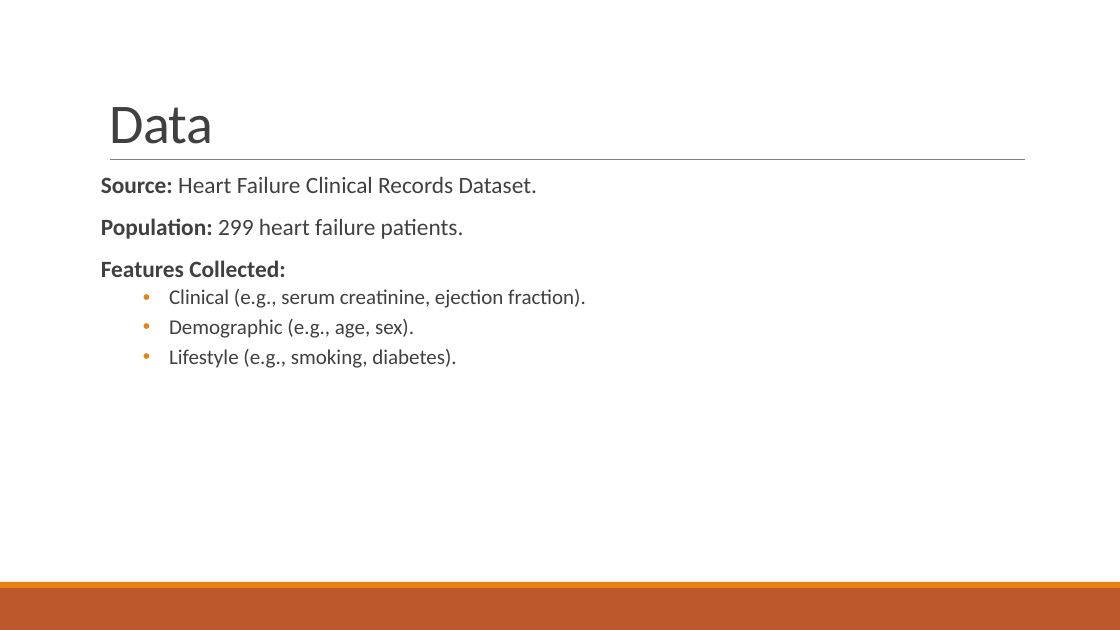
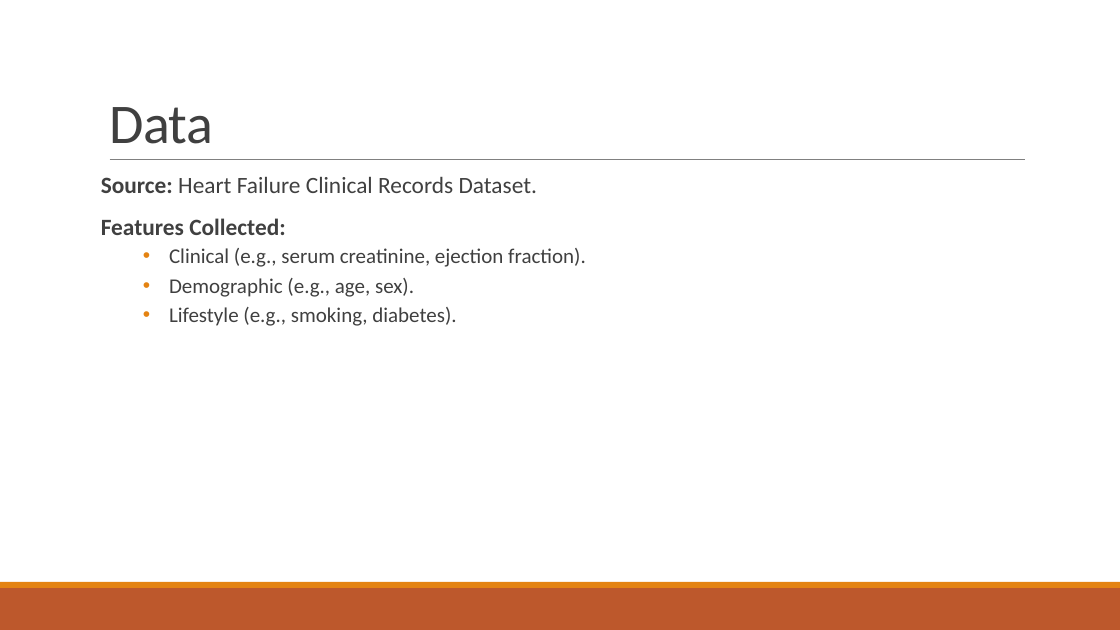
Before and after one commit to ahf-z/Heart-Failure-Analysis-and-Predictive-Modeling, a slide deck: slide 3 of presentation/DS project - Group 10.pptx. Drawn at 1120x630 pixels with LibreOffice and Linux fonts; fonts in the diff are those of the drawing. Boxes give left, top, right and bottom in pixels: in the first picture for what was removed or moved away, otherwise in the second. Text is boxed around its words. In the diff, an @@ line names an element or a change of style, - is before the commit and + after.

```diff
--- a/presentation/DS project - Group 10.pptx
+++ b/presentation/DS project - Group 10.pptx
@@ text at box(101, 218, 464, 239): paragraph removed @@
-Population: 299 heart failure patients.
```
Also in this commit, not shown: 2 other slides changed, 4 slides added, 1 other file.
